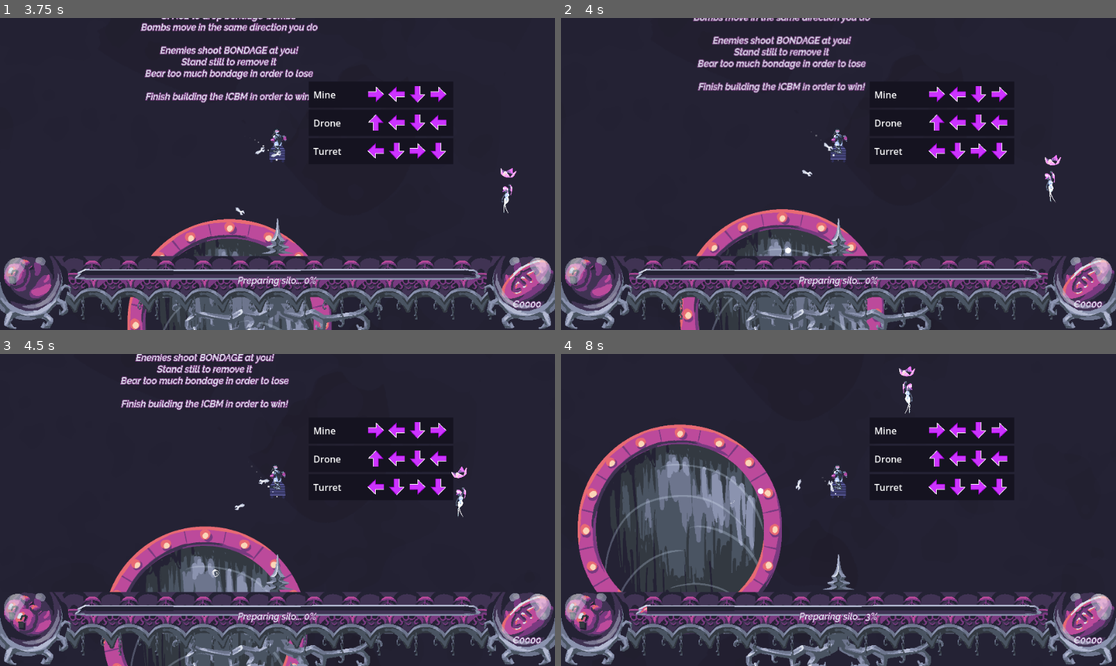
Above: before the commit, frames 1-4 (two rows, left to right).
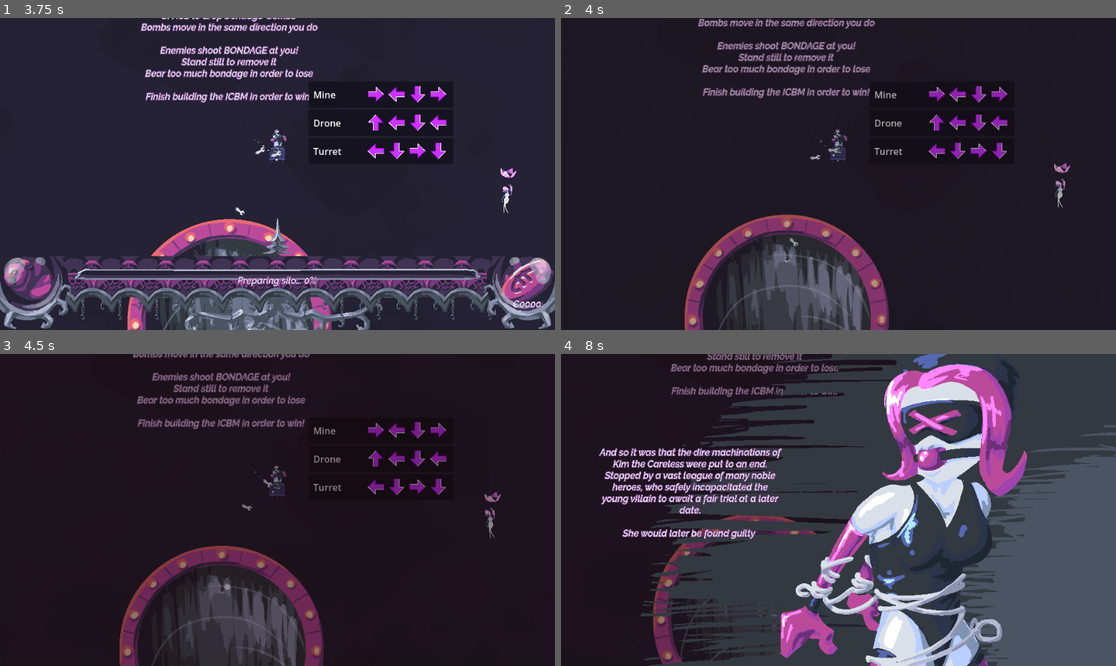
Above: after the commit, the same moments.

Repository: MaxIsJoe/MICBM
Game: Godot game, scene res://ui/title/main_menu.tscn
Two runs of this game, one before a commit and one after it. Both use one fixed random seed, a clock stepped at 60 frames per second and the inputs below. The engine's default icon, where the game draws it, is replaced by a stand-in: a white triangle on a blue panel in a dark square.
Inputs (mouse positions are in pixels of both pictures, inside the frame that each line leads up to):
- Up to frame 1 (3.75 s): click "COMMENCE" at 0.5 s; click "Start Game" at 1.25 s; tap Enter (ui_accept) at 2, 2.27, 3.02 s; move the mouse to (277, 164) at 2.02 s; hold D (move_right) 2.03-2.78 s; hold P (test) 2.03-2.78 s; click (277, 164) at 2.17 s; tap End (ui_end) at 2.3, 2.85 s; move the mouse to (266, 89) at 2.77 s; hold S (move_down) 2.78-3.53 s; click (266, 89) at 2.92 s; tap P (test) at 3.05 s; move the mouse to (527, 305) at 3.52 s; hold D (move_right) from 3.53 s (still down); hold Space (attack) from 3.53 s (still down); click (527, 305) at 3.67 s
- Up to frame 2 (4 s): keep holding D (move_right); keep holding Space (attack); tap End (ui_end) at 3.8 s
- Up to frame 3 (4.5 s): move the mouse to (277, 616) at 4.27 s; release D (move_right) at 4.28 s; release Space (attack) at 4.28 s; hold W (move_up) from 4.28 s (still down); tap P (test) at 4.35 s; click (277, 616) at 4.42 s
- Up to frame 4 (8 s): tap Enter (ui_accept) at 4.52, 5.27, 6.02, 7.52 s; move the mouse to (1005, 556) at 5.02 s; release W (move_up) at 5.03 s; hold A (move_left) 5.03-6.53 s; tap End (ui_end) at 5.1, 6.6 s; move the mouse to (672, 463) at 5.77 s; tap P (test) at 5.85, 7.55 s; move the mouse to (866, 510) at 6.52 s; hold S (move_down) 6.53-7.28 s; click (866, 510) at 6.67 s; move the mouse to (755, 432) at 7.27 s; hold D (move_right) from 7.28 s (still down); tap Space (attack) at 7.35 s

Frame 1 is identical in both runs. In frame 2, 24% of the frame differs, in the area x 0-100%, y 0-100%; in frame 3, 28%; in frame 4, 62%.

Commit message:
better game over screen

Diff:
--- a/audio/audio_bus.tres
+++ b/audio/audio_bus.tres
@@ -1,16 +1,26 @@
-[gd_resource type="AudioBusLayout" format=3]
+[gd_resource type="AudioBusLayout" load_steps=2 format=3 uid="uid://dkqc76igp8v3l"]
+
+[sub_resource type="AudioEffectPitchShift" id="AudioEffectPitchShift_x8im0"]
+resource_name = "PitchShift"
 
 [resource]
-bus/1/name = &"Music"
+bus/1/name = &"Gameplay"
 bus/1/solo = false
 bus/1/mute = false
 bus/1/bypass_fx = false
-bus/1/volume_db = 0.0
+bus/1/volume_db = 0.476109
 bus/1/send = &"Master"
-bus/2/name = &"SFX"
+bus/1/effect/0/effect = SubResource("AudioEffectPitchShift_x8im0")
+bus/1/effect/0/enabled = true
+bus/2/name = &"Music"
 bus/2/solo = false
 bus/2/mute = false
 bus/2/bypass_fx = false
 bus/2/volume_db = 0.0
-bus/2/send = &"Master"
-script = null
+bus/2/send = &"Gameplay"
+bus/3/name = &"SFX"
+bus/3/solo = false
+bus/3/mute = false
+bus/3/bypass_fx = false
+bus/3/volume_db = 0.0
+bus/3/send = &"Gameplay"
--- a/entities/player/maxine/ui/build_ui.gd
+++ b/entities/player/maxine/ui/build_ui.gd
@@ -33,9 +33,17 @@
 		return "move_left"
 	elif event.keycode == KEY_D:
 		return "move_right"
+	elif event.keycode == JOY_BUTTON_DPAD_RIGHT:
+		return "move_right"
+	elif event.keycode == JOY_BUTTON_DPAD_LEFT:
+		return "move_left"
+	elif event.keycode == JOY_BUTTON_DPAD_DOWN:
+		return "move_down"
+	elif event.keycode == JOY_BUTTON_DPAD_UP:
+		return "move_up"
 	return ""
 
-# Helper function to convert InputEventJoypadMotion to a string (e.g., "joystick_left", "joystick_right")
+
 func joypad_motion_to_input_string(event: InputEventJoypadMotion) -> String:
 	if event.axis == JOY_AXIS_LEFT_Y and event.axis_value < -0.4:
 		return "move_up"
--- a/entities/player/player.gd
+++ b/entities/player/player.gd
@@ -5,7 +5,6 @@
 @export var build_range: float = 768.0
 
 @export var base_camera_zoom: float = 0.5
-@export var failure_scene: PackedScene
 
 @export_category("Images")
 @export var default_image: Texture2D = null
@@ -43,9 +42,12 @@
 		%visual.play_animation("idle")
 
 func _input(event: InputEvent) -> void:
-	if false and event.is_action_pressed("test"):
+	if Engine.is_editor_hint() and event.is_action_pressed("test"):
 		var new_screen = Game.get_object("upgrade_screen").instantiate()
 		Game.deploy_ui_instance(new_screen, Vector2())
+
+	if event.is_action("ui_end"):
+		_on_death_gauge_filled()
 
 
 func gain_modifier(what: Modifier):
@@ -108,5 +110,7 @@
 	set_camera_zoom()
 
 func _on_death_gauge_filled() -> void:
+	if Game.run == null: return
+	Engine.time_scale = 0.25
 	Game.end_run()
-	get_tree().change_scene_to_packed(failure_scene)
+	Game.ui.Loss()
--- a/entities/player/player.tscn
+++ b/entities/player/player.tscn
@@ -1,7 +1,6 @@
-[gd_scene load_steps=17 format=3 uid="uid://0ft28uu0mlme"]
+[gd_scene load_steps=16 format=3 uid="uid://0ft28uu0mlme"]
 
 [ext_resource type="Script" path="res://entities/player/player.gd" id="1"]
-[ext_resource type="PackedScene" uid="uid://dkod2l073dco0" path="res://splashes/failure.tscn" id="3"]
 [ext_resource type="Texture2D" uid="uid://4afdalbany46" path="res://entities/player/kim/kim.png" id="4"]
 [ext_resource type="Texture2D" uid="uid://bcf3q1o7uue61" path="res://entities/player/kim/kim_armbound.png" id="5"]
 [ext_resource type="Texture2D" uid="uid://c8o45enbr18p5" path="res://entities/player/kim/kim_legbound.png" id="6"]
@@ -31,7 +30,6 @@
 collision_mask = 6
 motion_mode = 1
 script = ExtResource("1")
-failure_scene = ExtResource("3")
 default_image = ExtResource("4")
 armbound_image = ExtResource("5")
 legbound_image = ExtResource("6")
--- /dev/null
+++ b/shaders/blur_simple.gdshader
@@ -0,0 +1,25 @@
+shader_type canvas_item;
+
+// Radius that the shader was designed for.
+const float DEFAULT_RADIUS = 10.000000;
+
+// Unit vector: (1, 0) or (0, 1)
+uniform vec2 step;
+// Desired blur radius.
+uniform float radius = 10.000000;
+
+void fragment() {
+	vec2 s = radius / DEFAULT_RADIUS * step / vec2(textureSize(TEXTURE, 0));
+	COLOR.rgb =
+		0.011194727 * texture(TEXTURE, UV - 10.000000000 * s).rgb +
+		0.039368696 * texture(TEXTURE, UV - 8.415809477 * s).rgb +
+		0.071308558 * texture(TEXTURE, UV - 6.435363708 * s).rgb +
+		0.110237219 * texture(TEXTURE, UV - 4.455121108 * s).rgb +
+		0.145451038 * texture(TEXTURE, UV - 2.475020813 * s).rgb +
+		0.163798995 * texture(TEXTURE, UV - 0.495000167 * s).rgb +
+		0.157439298 * texture(TEXTURE, UV + 1.485004498 * s).rgb +
+		0.129158204 * texture(TEXTURE, UV + 3.465057055 * s).rgb +
+		0.090434685 * texture(TEXTURE, UV + 5.445220765 * s).rgb +
+		0.054043977 * texture(TEXTURE, UV + 7.425557483 * s).rgb +
+		0.027564604 * texture(TEXTURE, UV + 9.406126897 * s).rgb;
+}
--- a/singleta/global_sound.gd
+++ b/singleta/global_sound.gd
@@ -1,5 +1,4 @@
 extends Node
-
 
 var sfx: Dictionary = {
 	"blast": [preload("res://audio/sfx/blast0.wav")],
@@ -8,12 +7,12 @@
 
 var current_music: MusicPlayer = null
 var bus_layout: AudioBusLayout = preload("res://audio/audio_bus.tres")
-
+var gameplay_mixer: int
 
 func _ready() -> void:
 	process_mode = Node.PROCESS_MODE_ALWAYS
 	AudioServer.set_bus_layout(bus_layout)
-
+	gameplay_mixer = AudioServer.get_bus_index("Gameplay")
 
 func play_sfx_2d(what: String, where: Vector2) -> SFX2D:
 	var new_sfx: SFX2D = SFX2D.new()
@@ -33,3 +32,21 @@
 func stop_music():
 	if is_instance_valid(current_music):
 		current_music.stop()
+
+func pitch_shift(shift_to: float, time: float):
+	var tween: Tween = get_tree().create_tween()
+	tween.tween_property(AudioServer.get_bus_effect(gameplay_mixer, 0), "pitch_scale", shift_to, time)
+
+func lower_bus_volume(bus_index: int, shift_to: float, time: float):
+	var tween: Tween = get_tree().create_tween()
+	tween.tween_method(change_audio_bus_volume_arrayArg,
+		[gameplay_mixer, AudioServer.get_bus_volume_db(gameplay_mixer)],
+		[gameplay_mixer, shift_to],
+		time)
+
+func change_audio_bus_volume(bus_index:int, value: float):
+	AudioServer.set_bus_volume_db(bus_index, value)
+
+func change_audio_bus_volume_arrayArg(args: Array):
+	AudioServer.set_bus_volume_db(args[0], args[1])
+	print(AudioServer.get_bus_volume_db(gameplay_mixer))
--- a/splashes/end_splash.gd
+++ b/splashes/end_splash.gd
@@ -1,9 +1,15 @@
 class_name FailureScreen
 extends Control
 
-
-func _ready() -> void:
-	GlobalSound.stop_music()
+@onready var animator: AnimationPlayer = $animator
 
 func _on_egress_pressed() -> void:
+	Engine.time_scale = 1
+	GlobalSound.pitch_shift(1, 1)
+	GlobalSound.lower_bus_volume(AudioServer.get_bus_index("Gameplay") , 0, 0.25)
 	get_tree().change_scene_to_file("res://ui/title/main_menu.tscn")
+
+func play_fail():
+	GlobalSound.pitch_shift(Engine.time_scale, 0.25)
+	GlobalSound.lower_bus_volume(AudioServer.get_bus_index("Gameplay") , -32, 1.25)
+	animator.play("arrive")
--- a/splashes/failure.tscn
+++ b/splashes/failure.tscn
@@ -10,31 +10,31 @@
 tracks/0/type = "value"
 tracks/0/imported = false
 tracks/0/enabled = true
-tracks/0/path = NodePath("color_rect:modulate")
+tracks/0/path = NodePath("text_holder/label:visible_ratio")
 tracks/0/interp = 1
 tracks/0/loop_wrap = true
 tracks/0/keys = {
 "times": PackedFloat32Array(0),
 "transitions": PackedFloat32Array(1),
 "update": 0,
-"values": [Color(1, 1, 1, 1)]
+"values": [0.0]
 }
 tracks/1/type = "value"
 tracks/1/imported = false
 tracks/1/enabled = true
-tracks/1/path = NodePath("text_holder/label:visible_ratio")
+tracks/1/path = NodePath("text_holder/egress:modulate")
 tracks/1/interp = 1
 tracks/1/loop_wrap = true
 tracks/1/keys = {
 "times": PackedFloat32Array(0),
 "transitions": PackedFloat32Array(1),
 "update": 0,
-"values": [0.0]
+"values": [Color(1, 1, 1, 0)]
 }
 tracks/2/type = "value"
 tracks/2/imported = false
 tracks/2/enabled = true
-tracks/2/path = NodePath("text_holder/egress:modulate")
+tracks/2/path = NodePath("blur:color")
 tracks/2/interp = 1
 tracks/2/loop_wrap = true
 tracks/2/keys = {
@@ -43,42 +43,66 @@
 "update": 0,
 "values": [Color(1, 1, 1, 0)]
 }
+tracks/3/type = "value"
+tracks/3/imported = false
+tracks/3/enabled = true
+tracks/3/path = NodePath("image:modulate")
+tracks/3/interp = 1
+tracks/3/loop_wrap = true
+tracks/3/keys = {
+"times": PackedFloat32Array(0),
+"transitions": PackedFloat32Array(1),
+"update": 0,
+"values": [Color(1, 1, 1, 1)]
+}
 
 [sub_resource type="Animation" id="2"]
 resource_name = "arrive"
-length = 10.0
+length = 8.0
 tracks/0/type = "value"
 tracks/0/imported = false
 tracks/0/enabled = true
-tracks/0/path = NodePath("color_rect:modulate")
-tracks/0/interp = 1
+tracks/0/path = NodePath("text_holder/label:visible_ratio")
+tracks/0/interp = 2
 tracks/0/loop_wrap = true
 tracks/0/keys = {
-"times": PackedFloat32Array(0, 5.26667),
-"transitions": PackedFloat32Array(1, 1),
+"times": PackedFloat32Array(0, 2.23333, 6.96667),
+"transitions": PackedFloat32Array(1, 1, 1),
 "update": 0,
-"values": [Color(1, 1, 1, 1), Color(1, 1, 1, 0)]
+"values": [0.0, 0.0, 1.0]
 }
 tracks/1/type = "value"
 tracks/1/imported = false
 tracks/1/enabled = true
-tracks/1/path = NodePath("text_holder/label:visible_ratio")
+tracks/1/path = NodePath("text_holder/egress:modulate")
 tracks/1/interp = 1
 tracks/1/loop_wrap = true
 tracks/1/keys = {
-"times": PackedFloat32Array(0, 4.03333, 8.03333),
+"times": PackedFloat32Array(0, 7.03333, 7.9),
 "transitions": PackedFloat32Array(1, 1, 1),
 "update": 0,
-"values": [0.0, 0.0, 1.0]
+"values": [Color(1, 1, 1, 0), Color(1, 1, 1, 0), Color(1, 1, 1, 1)]
 }
 tracks/2/type = "value"
 tracks/2/imported = false
 tracks/2/enabled = true
-tracks/2/path = NodePath("text_holder/egress:modulate")
-tracks/2/interp = 1
+tracks/2/path = NodePath("blur:color")
+tracks/2/interp = 2
 tracks/2/loop_wrap = true
 tracks/2/keys = {
-"times": PackedFloat32Array(0, 7.03333, 8.03333),
+"times": PackedFloat32Array(0, 0.333333),
+"transitions": PackedFloat32Array(1, 1),
+"update": 0,
+"values": [Color(0.028383, 0.0252885, 0.0233315, 0), Color(0.083842, 0.00623349, 0.0178048, 0.47451)]
+}
+tracks/3/type = "value"
+tracks/3/imported = false
+tracks/3/enabled = true
+tracks/3/path = NodePath("image:modulate")
+tracks/3/interp = 2
+tracks/3/loop_wrap = true
+tracks/3/keys = {
+"times": PackedFloat32Array(0, 1.63333, 3.83333),
 "transitions": PackedFloat32Array(1, 1, 1),
 "update": 0,
 "values": [Color(1, 1, 1, 0), Color(1, 1, 1, 0), Color(1, 1, 1, 1)]
@@ -100,6 +124,16 @@
 theme = ExtResource("1")
 script = ExtResource("2")
 
+[node name="blur" type="ColorRect" parent="."]
+modulate = Color(1, 1, 1, 0.986842)
+layout_mode = 1
+anchors_preset = 15
+anchor_right = 1.0
+anchor_bottom = 1.0
+grow_horizontal = 2
+grow_vertical = 2
+color = Color(1, 1, 1, 0)
+
 [node name="image" type="TextureRect" parent="."]
 layout_mode = 1
 anchors_preset = 15
@@ -110,15 +144,6 @@
 texture = ExtResource("3")
 expand_mode = 1
 stretch_mode = 6
-
-[node name="color_rect" type="ColorRect" parent="."]
-layout_mode = 1
-anchors_preset = 15
-anchor_right = 1.0
-anchor_bottom = 1.0
-grow_horizontal = 2
-grow_vertical = 2
-color = Color(0.141176, 0.133333, 0.203922, 1)
 
 [node name="text_holder" type="VBoxContainer" parent="."]
 layout_mode = 1
@@ -157,5 +182,6 @@
 "": SubResource("3")
 }
 autoplay = "arrive"
+speed_scale = 5.0
 
 [connection signal="pressed" from="text_holder/egress" to="." method="_on_egress_pressed"]
--- a/ui/ui.gd
+++ b/ui/ui.gd
@@ -1,5 +1,13 @@
+class_name GameplayUI
 extends Control
 
+@onready var failure: FailureScreen = $failure
+@onready var hud: VBoxContainer = $HUD
 
 func _ready() -> void:
 	Game.ui = self
+
+func Loss():
+	hud.hide()
+	failure.show()
+	failure.play_fail()
--- a/ui/ui.tscn
+++ b/ui/ui.tscn
@@ -1,8 +1,9 @@
-[gd_scene load_steps=7 format=3 uid="uid://ik3h7edmvxlc"]
+[gd_scene load_steps=8 format=3 uid="uid://ik3h7edmvxlc"]
 
 [ext_resource type="Theme" uid="uid://c7uq5fs7s6fxu" path="res://ui/style/theme_main.tres" id="1"]
 [ext_resource type="Script" path="res://ui/ui.gd" id="2"]
 [ext_resource type="PackedScene" uid="uid://c1t001k5c426y" path="res://ui/components/upperbar.tscn" id="3"]
+[ext_resource type="PackedScene" uid="uid://dkod2l073dco0" path="res://splashes/failure.tscn" id="3_yvhfo"]
 [ext_resource type="PackedScene" path="res://ui/components/status_effect_list.tscn" id="4"]
 [ext_resource type="Texture2D" uid="uid://bqh77evum7o4w" path="res://ui/components/modifiers_centre.png" id="5"]
 [ext_resource type="PackedScene" path="res://ui/components/upgrade_list.tscn" id="6"]
@@ -16,7 +17,11 @@
 theme = ExtResource("1")
 script = ExtResource("2")
 
-[node name="all" type="VBoxContainer" parent="."]
+[node name="failure" parent="." instance=ExtResource("3_yvhfo")]
+visible = false
+layout_mode = 1
+
+[node name="HUD" type="VBoxContainer" parent="."]
 layout_mode = 1
 anchors_preset = 15
 anchor_right = 1.0
@@ -25,25 +30,25 @@
 grow_vertical = 2
 alignment = 2
 
-[node name="modifiers" type="HBoxContainer" parent="all"]
+[node name="modifiers" type="HBoxContainer" parent="HUD"]
 unique_name_in_owner = true
 layout_mode = 2
 alignment = 1
 
-[node name="status_effect_list" parent="all/modifiers" instance=ExtResource("4")]
+[node name="status_effect_list" parent="HUD/modifiers" instance=ExtResource("4")]
 layout_mode = 2
 alignment = 2
 auto_target_player = true
 
-[node name="centre" type="TextureRect" parent="all/modifiers"]
+[node name="centre" type="TextureRect" parent="HUD/modifiers"]
 custom_minimum_size = Vector2(64, 64)
 layout_mode = 2
 texture = ExtResource("5")
 expand_mode = 1
 
-[node name="upgrade_list" parent="all/modifiers" instance=ExtResource("6")]
+[node name="upgrade_list" parent="HUD/modifiers" instance=ExtResource("6")]
 layout_mode = 2
 auto_target_player = true
 
-[node name="upperbar" parent="all" instance=ExtResource("3")]
+[node name="upperbar" parent="HUD" instance=ExtResource("3")]
 layout_mode = 2
Binary file added: splashes/failure_0.ase
Binary file changed: splashes/failure_0.png
Binary file added: splashes/failure_original_0.ase
